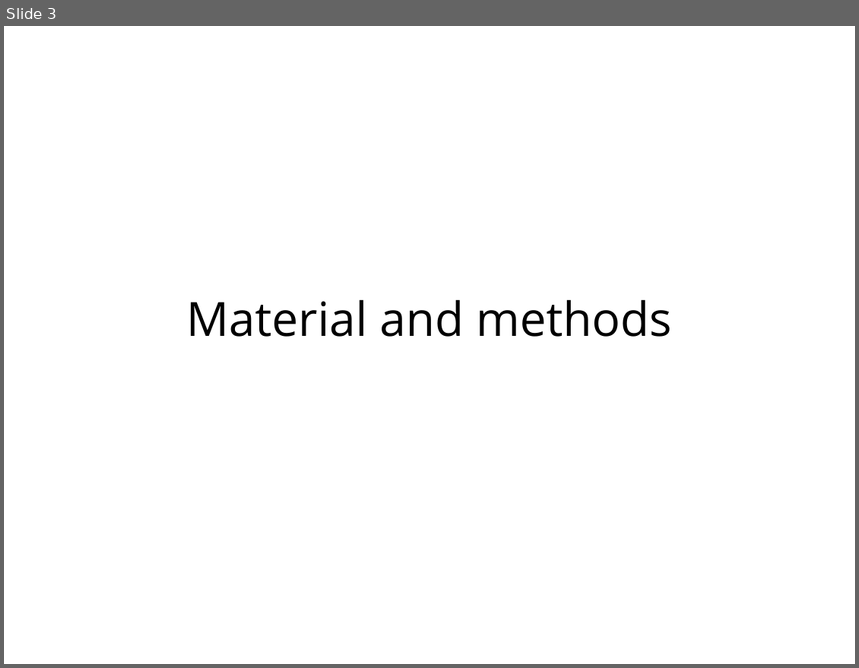
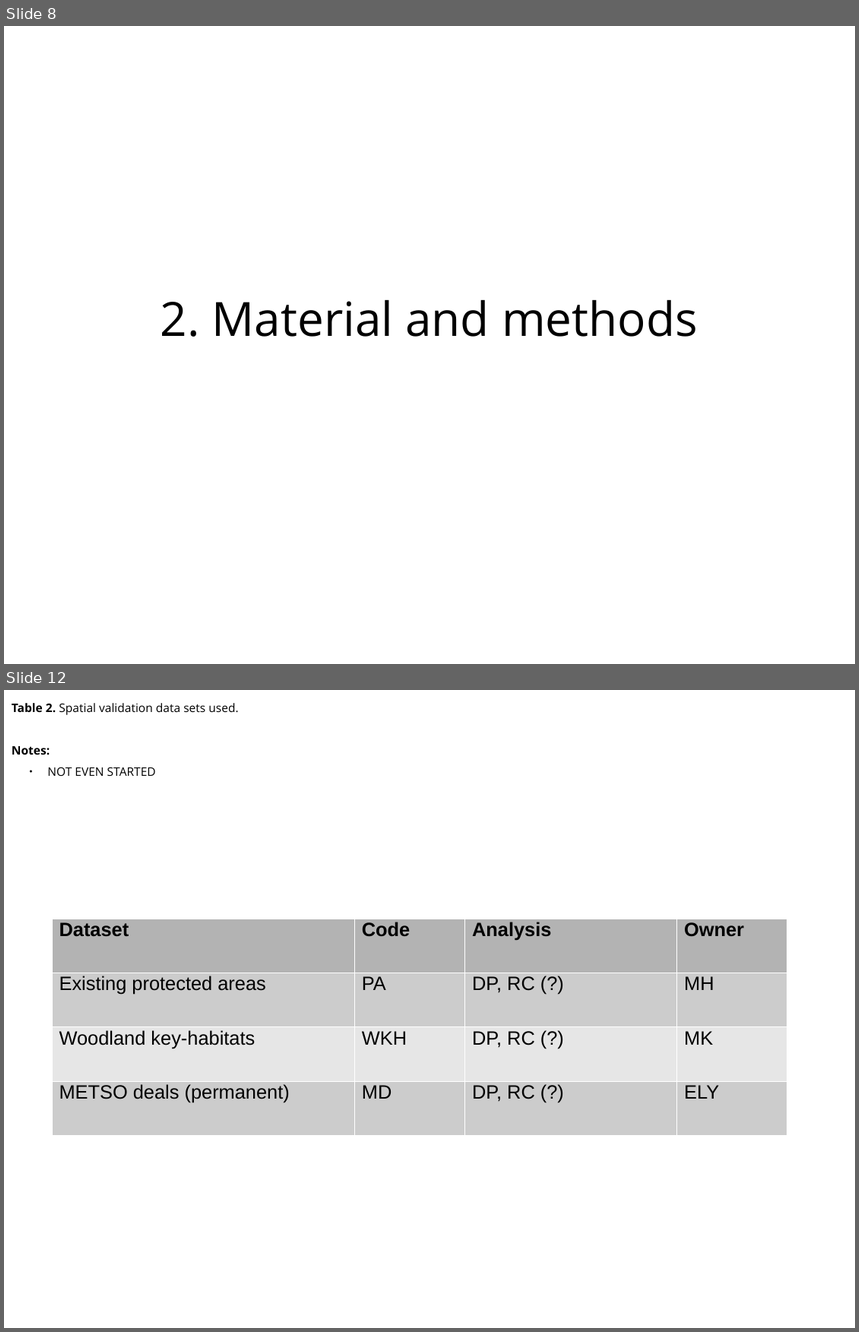
Before and after one commit to jlehtoma/validityms, a slide deck: reports/validity_ms_outline.ppt. Shown one above the other, each under a label of ours: slide 3 before the commit, slides 8 and 12 after it; the slides between them are not shown. The pictures are 859x668 and 859x1332 pixels, drawn with LibreOffice and Linux fonts; fonts in the diff are those of the drawing. Boxes give left, top, right and bottom in pixels: in the first picture for what was removed or moved away, otherwise in the second. Text is boxed around its words. In the diff, an @@ line names an element or a change of style, - is before the commit and + after.

```diff
--- a/reports/validity_ms_outline.ppt
+++ b/reports/validity_ms_outline.ppt
@@ slide 12 added at bbox=[4, 690, 855, 1328], background #FFFFFF @@
@@ text added at bbox=[12, 703, 238, 776], 11 pt, text #000000 @@
+Table 2. Spatial validation data sets used.
+Notes:
+  ● NOT EVEN STARTED
@@ table added at bbox=[52, 919, 788, 1135], 4 rows, 4 columns @@
+Dataset | Code | Analysis | Owner
+Existing protected areas | PA | DP, RC (?) | MH
+Woodland key-habitats | WKH | DP, RC (?) | MK
+METSO deals (permanent) | MD | DP, RC (?) | ELY
@@ what was slide 3 is now slide 8 @@
@@ slide 8 changed as well @@
@@ text at bbox=[161, 300, 698, 337]: text changed @@
-Material and methods
+2. Material and methods
```
Also in this commit, not shown: 3 other slides changed, 32 other slides added, 6 slides removed.
